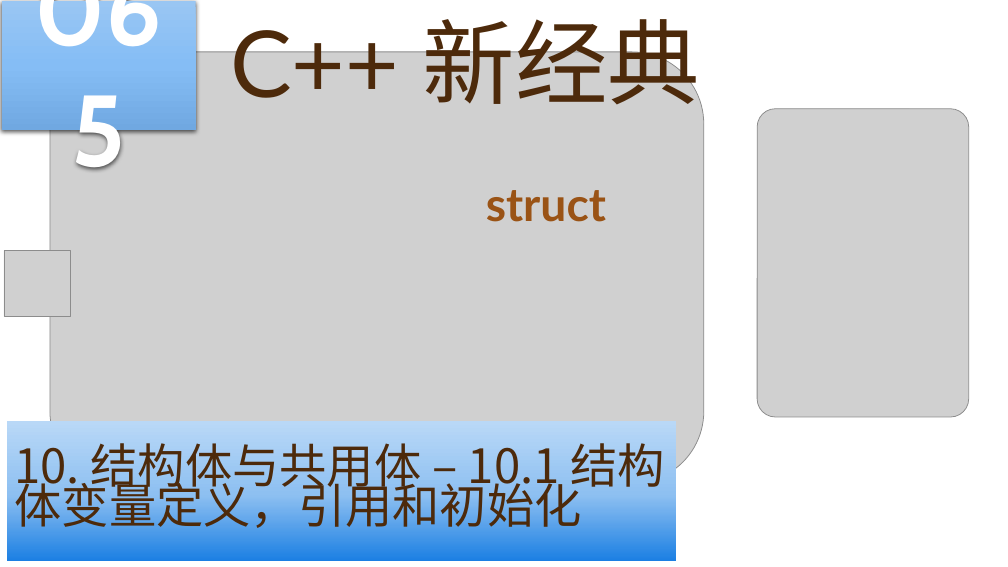
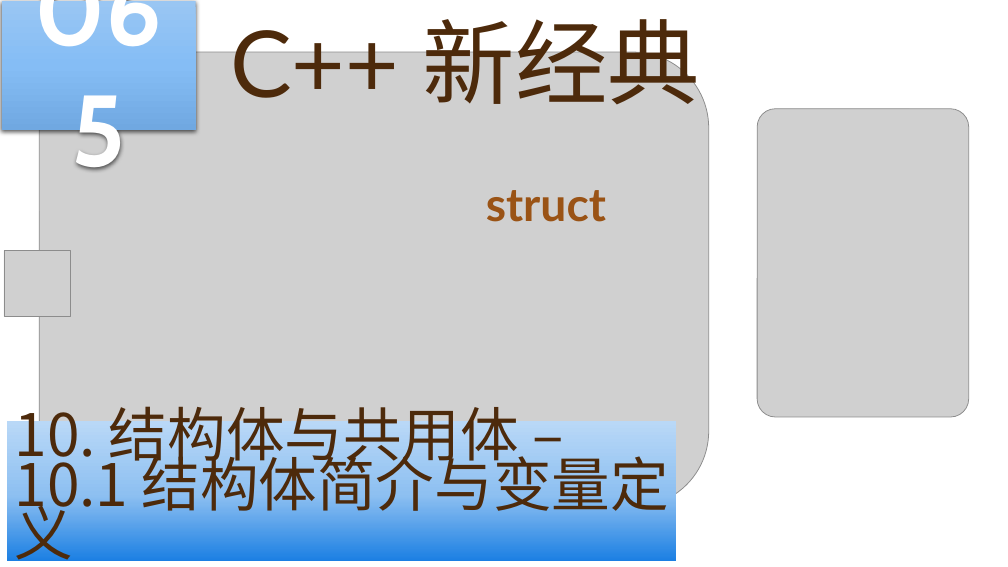
Before and after one commit to yasenstar/learn_cpp, a slide deck: slide 65 of cpp_new/C++ 新经典.pptx. Drawn at 1008x567 pixels with LibreOffice and Linux fonts; fonts in the diff are those of the drawing; grey boxes stand for pictures; background and template pictures are left out. Boxes give left, top, right and bottom in pixels: in the first picture for what was removed or moved away, otherwise in the second. Text is boxed around its words. In the diff, an @@ line names an element or a change of style, - is before the commit and + after.

```diff
--- a/cpp_new/C++ 新经典.pptx
+++ b/cpp_new/C++ 新经典.pptx
@@ picture: place and size @@
-picture at [50,52,704,484]
+picture at [39,52,709,507]
@@ text in rectangle at [14,397,668,567]: text changed; size 45 to 55.8 pt @@
-10. 结构体与共用体 – 10.1 结构体变量定义，引用和初始化
+10. 结构体与共用体 – 10.1 结构体简介与变量定义
```
Also in this commit, not shown: 7 other slides changed, 1 slide added, 3 other files.
